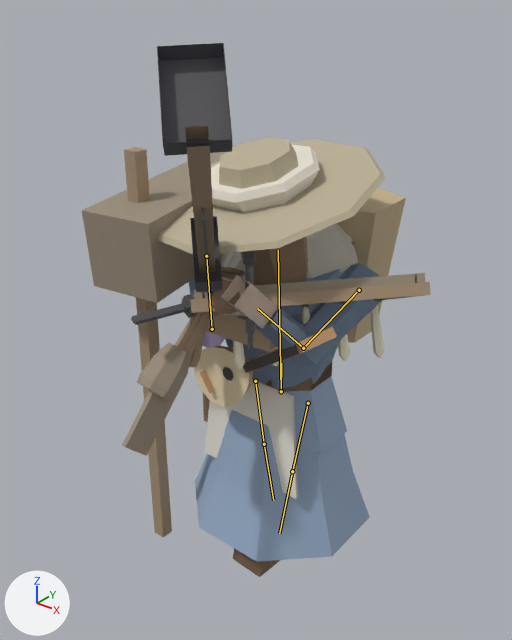
A saved change to the glTF model game/assets/modelle/figuren/figur_zwerg.glb.
Before and after are seen from a 50 mm lens placed at (1.226, -1.671, 1.855), pointed at (0.01, -0.15, 0.912). Every picture has the same lights, and +X, +Y and +Z are marked at lower left. The older version comes first. Both versions are drawn at frame 72 of the action 'Knacken'; the numbers are the values there. The bones that change, and the others that lie on the model, are drawn over the model as lines.

In view in the first picture: 'Barett', 'Buendel', 'Dietrich', 'Dochtstab', 'Drechseleisen', 'Feder', 'Flakon', 'Hacke', 'Hammer', 'Hobel', 'Kelle', 'Kiepe', 'Koerper_Frau', 'Koerper_Mann', 'Laute', 'Saege', 'Schlaegel', 'Schuerze', 'Sieb', 'Stab', 'Stoessel', 'Strohhut' and 5 more.
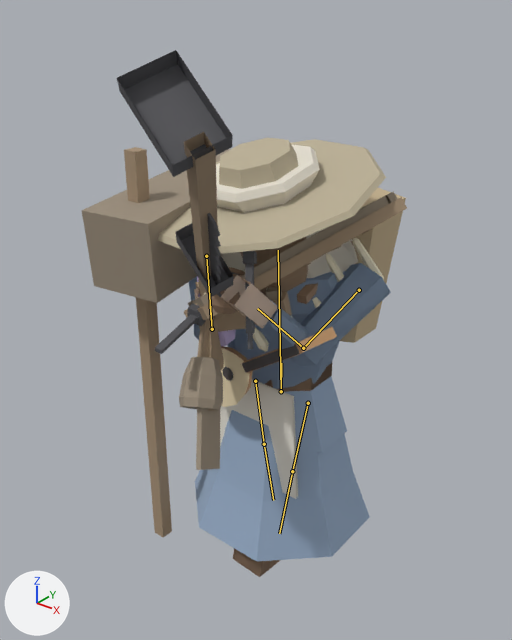
Boxes [x1, y1, x2, y2] around the edits, measured in the pictures (512 x 640 px):
'Hacke', posed (54% wider)
    before: [157, 43, 232, 299]
    after: [117, 50, 233, 297]
'Sieb', posed (9% narrower, 217% taller)
    before: [191, 273, 431, 313]
    after: [188, 191, 407, 320]
'Schlaegel', posed
    before: [137, 313, 207, 402]
    after: [179, 319, 223, 410]
'Kelle', posed
    before: [122, 312, 206, 456]
    after: [196, 317, 220, 470]
'Dochtstab', posed
    before: [181, 298, 385, 369]
    after: [184, 238, 384, 352]
'Hammer', posed (82% wider)
    before: [190, 216, 222, 292]
    after: [175, 223, 234, 297]
'Hobel', posed
    before: [190, 312, 277, 352]
    after: [199, 286, 292, 332]
'Drechseleisen', posed
    before: [131, 294, 197, 325]
    after: [155, 303, 206, 354]
'Saege', posed (81% wider)
    before: [201, 208, 216, 319]
    after: [195, 213, 223, 320]
'Flakon', posed (mostly hidden)
    before: [203, 331, 225, 348]
    after: [197, 276, 236, 347]
'Stoessel', posed (53% narrower)
    before: [189, 331, 205, 367]
    after: [217, 335, 224, 370]
'Feder', posed (not visible afterwards)
    before: [223, 252, 241, 268]
'Dietrich', posed (mostly hidden)
    before: [183, 306, 190, 310]
    after: [194, 316, 200, 320]
bone 'Unterarm_R', root to tip
    before: (212, 329) to (210, 304)
    after: (212, 329) to (210, 306)

The change, as a list of edits to the scene's bpy script:
```text
Change bone_unterarm_r:
    where bone_unterarm_r = bpy.data.objects['Skelett'].pose.bones['Unterarm_R']  # child of 'Oberarm_R'
    bone_unterarm_r.rotation_quaternion: (0.637, -0.771, 0.0, 0.0) -> (0.622, -0.75, 0.142, -0.173)  # degrees (-101, 0, 0) -> degrees (-100, -5, -25)
```
